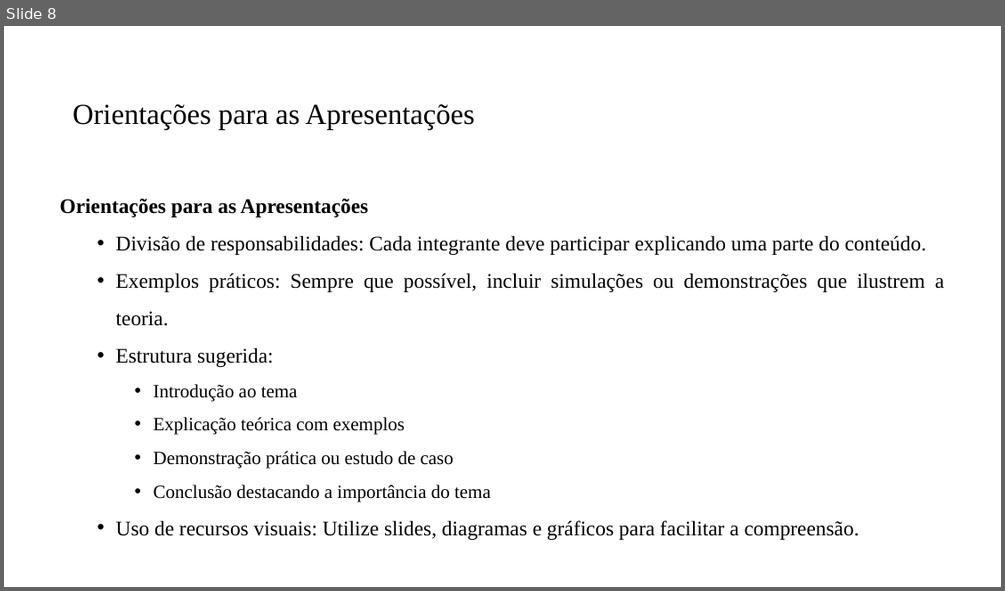
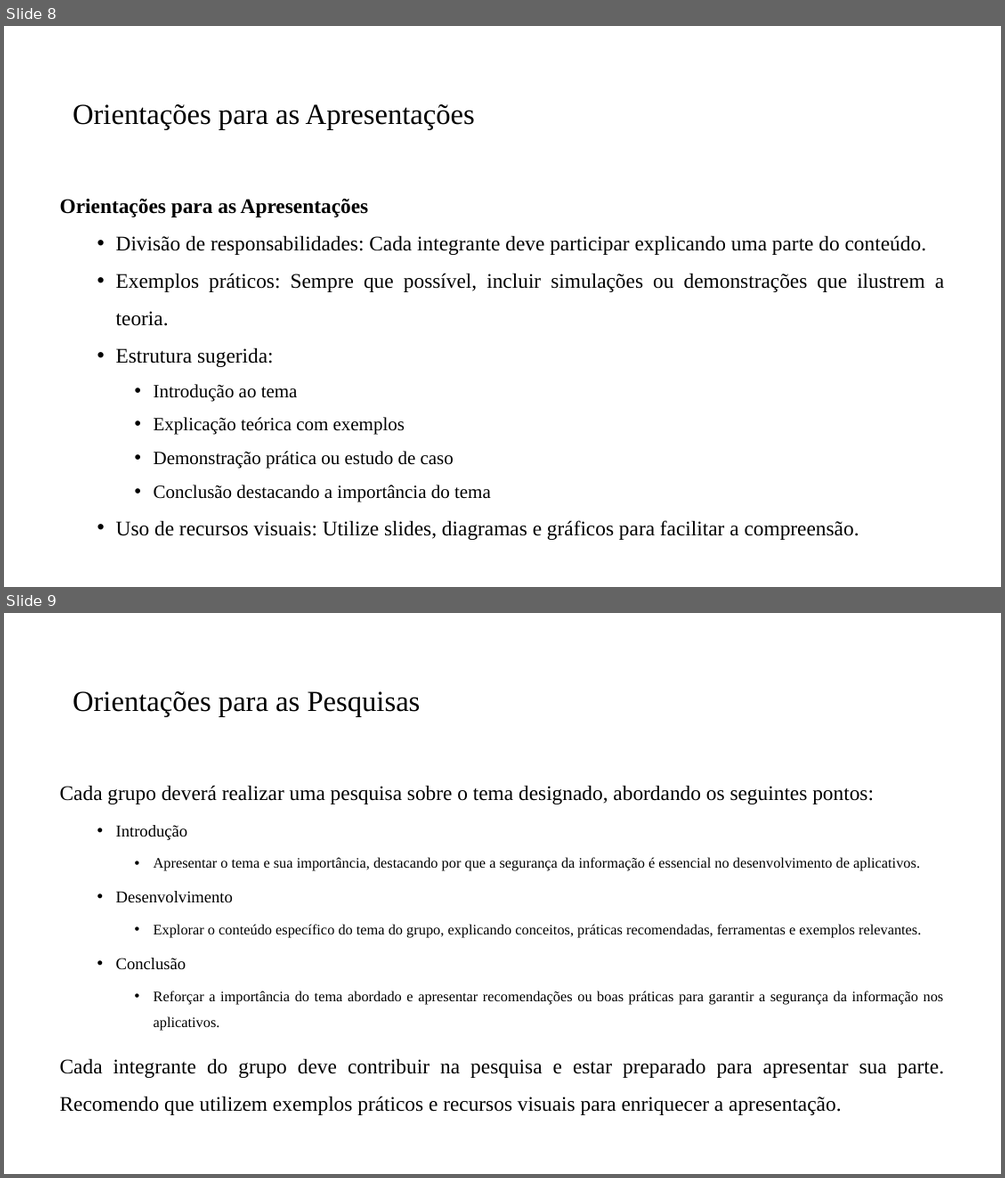
Before and after one commit to PedroMiho/UMC, a slide deck: Segurança da Informação/Aula 05 - Pesquisa para o trabalho/Pesquisa Trabalho Final.pptx. Shown one above the other, each under a label of ours: slide 8 before the commit, slides 8 and 9 after it. The pictures are 1005x591 and 1005x1178 pixels, drawn with LibreOffice and Linux fonts; fonts in the diff are those of the drawing; background and template pictures are left out. Boxes give left, top, right and bottom in pixels: in the first picture for what was removed or moved away, otherwise in the second. Text is boxed around its words. In the diff, an @@ line names an element or a change of style, - is before the commit and + after.

```diff
--- a/Segurança da Informação/Aula 05 - Pesquisa para o trabalho/Pesquisa Trabalho Final.pptx
+++ b/Segurança da Informação/Aula 05 - Pesquisa para o trabalho/Pesquisa Trabalho Final.pptx
@@ slide 9 added at [4,613,1001,1174], background #FFFFFF @@
@@ title added at [73,691,421,717], 28 pt, text #000000 @@
+Orientações para as Pesquisas
@@ text added at [60,785,945,1115], 14 pt, text #000000 @@
+Cada grupo deverá realizar uma pesquisa sobre o tema designado, abordando os seguintes pontos:
+  • Introdução
+    • Apresentar o tema e sua importância, destacando por que a segurança da informação é essencial no desenvolvimento de aplicativos.
+  • Desenvolvimento
+    • Explorar o conteúdo específico do tema do grupo, explicando conceitos, práticas recomendadas, ferramentas e exemplos relevantes.
+  • Conclusão
+    • Reforçar a importância do tema abordado e apresentar recomendações ou boas práticas para garantir a segurança da informação nos aplicativos.
+Cada integrante do grupo deve contribuir na pesquisa e estar preparado para apresentar sua parte. Recomendo que utilizem exemplos práticos e recursos visuais para enriquecer a apresentação.
```
Also in this commit, not shown: 1 other file.
